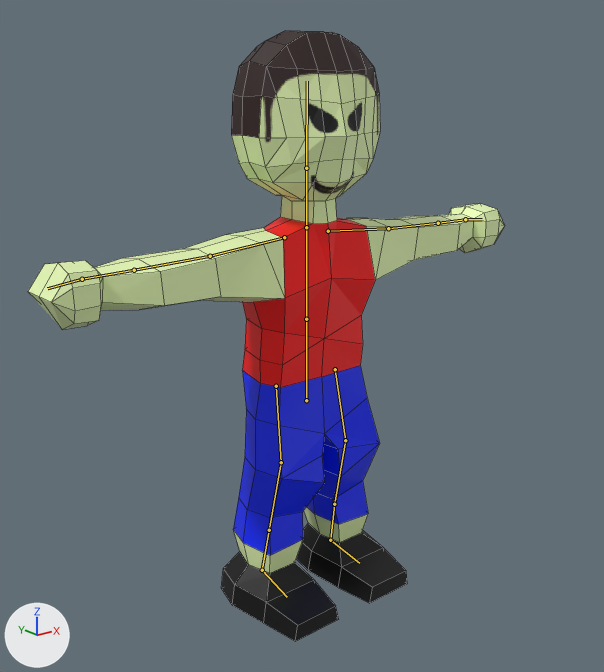
Two versions of the Blender file Assets/Models/FruitThrower.blend, one commit apart.
The view is the same before and after, from a 50 mm lens placed at (-3.59, -4.44, 3.76), pointed at (-0.1, -0.08, 2.02). Every picture has the same lights, and +X, +Y and +Z are marked at lower left. The bones that bend it are drawn over the model as lines. Mesh edges are drawn as thin lines.

Objects in the first picture: 'TheMan'.
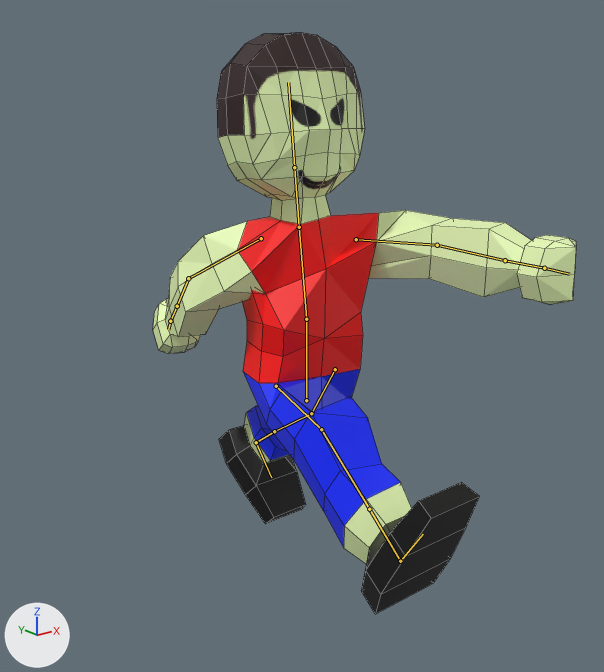
The newer file adds an action. The first version stands in its rest pose; the second is drawn at frame 0 of the action 'Walk'.

The change, as JSON lines over the scene's bpy script:
```json
{"block": "bone_chest", "where": "bone_chest = bpy.data.objects['Armature'].pose.bones['Chest']  # child of 'Spine'"}
{"op": "set", "path": "bone_chest.rotation_quaternion", "old": "(1.0, 0.0, 0.0, 0.0)", "new": "(0.998, -0.065, 0.0, 0.0)", "note": "degrees (0, 0, 0) -> degrees (-7, 0, 0)"}
{"block": "bone_neck", "where": "bone_neck = bpy.data.objects['Armature'].pose.bones['Neck']  # child of 'Chest'"}
{"op": "set", "path": "bone_neck.rotation_quaternion", "old": "(1.0, 0.0, 0.0, 0.0)", "new": "(1.0, 0.008, 0.0, 0.0)", "note": "degrees (0, 0, 0) -> degrees (1, 0, 0)"}
{"block": "bone_upperarm_l", "where": "bone_upperarm_l = bpy.data.objects['Armature'].pose.bones['UpperArm_L']  # child of 'Chest'"}
{"op": "set", "path": "bone_upperarm_l.location", "old": "(0.0, 0.0, 0.0)", "new": "(0.078, 0.339, 0.0)"}
{"op": "set", "path": "bone_upperarm_l.rotation_quaternion", "old": "(1.0, 0.0, 0.0, 0.0)", "new": "(0.669, 0.349, -0.56, -0.344)", "note": "degrees (0, 0, 0) -> degrees (81, -31, -81)"}
{"block": "bone_lowerarm_l", "where": "bone_lowerarm_l = bpy.data.objects['Armature'].pose.bones['LowerArm_L']  # child of 'UpperArm_L'"}
{"op": "set", "path": "bone_lowerarm_l.rotation_quaternion", "old": "(1.0, 0.0, 0.0, 0.0)", "new": "(0.978, -0.024, 0.058, -0.201)", "note": "degrees (0, 0, 0) -> degrees (-4, 6, -23)"}
{"block": "bone_wrist_l", "where": "bone_wrist_l = bpy.data.objects['Armature'].pose.bones['Wrist_L']  # child of 'LowerArm_L'"}
{"op": "set", "path": "bone_wrist_l.rotation_quaternion", "old": "(1.0, 0.0, 0.0, 0.0)", "new": "(0.99, 0.055, -0.032, -0.128)", "note": "degrees (0, 0, 0) -> degrees (7, -3, -15)"}
{"block": "bone_upperarm_r", "where": "bone_upperarm_r = bpy.data.objects['Armature'].pose.bones['UpperArm_R']  # child of 'Chest'"}
{"op": "set", "path": "bone_upperarm_r.location", "old": "(0.0, 0.0, 0.0)", "new": "(0.011, 0.137, 0.0)"}
{"op": "set", "path": "bone_upperarm_r.rotation_quaternion", "old": "(1.0, 0.0, 0.0, 0.0)", "new": "(0.772, -0.243, -0.451, 0.376)", "note": "degrees (0, 0, 0) -> degrees (-56, -31, 69)"}
{"block": "bone_lowerarm_r", "where": "bone_lowerarm_r = bpy.data.objects['Armature'].pose.bones['LowerArm_R']  # child of 'UpperArm_R'"}
{"op": "set", "path": "bone_lowerarm_r.rotation_quaternion", "old": "(1.0, 0.0, 0.0, 0.0)", "new": "(0.889, -0.046, 0.118, 0.44)", "note": "degrees (0, 0, 0) -> degrees (1, 15, 53)"}
{"block": "bone_upperleg_l", "where": "bone_upperleg_l = bpy.data.objects['Armature'].pose.bones['UpperLeg_L']  # child of 'Spine'"}
{"op": "set", "path": "bone_upperleg_l.rotation_quaternion", "old": "(1.0, 0.0, 0.0, 0.0)", "new": "(0.927, -0.374, 0.022, -0.004)", "note": "degrees (0, 0, 0) -> degrees (-44, 2, -1)"}
{"block": "bone_upperleg_r", "where": "bone_upperleg_r = bpy.data.objects['Armature'].pose.bones['UpperLeg_R']  # child of 'Spine'"}
{"op": "set", "path": "bone_upperleg_r.rotation_quaternion", "old": "(1.0, 0.0, 0.0, 0.0)", "new": "(0.841, 0.541, 0.032, -0.006)", "note": "degrees (0, 0, 0) -> degrees (66, 3, 1)"}
```

Boxes [x1, y1, x2, y2] around the edits, measured in the pictures (604 x 672 px):
```json
{"object": "TheMan", "change": "posed", "before": [28, 31, 505, 641], "after": [153, 32, 576, 614], "on screen": "11% narrower"}
{"bone": "Chest", "before": "(306, 319) to (306, 227)", "after": "(306, 319) to (299, 227)"}
{"bone": "Neck", "before": "(306, 227) to (306, 168)", "after": "(299, 227) to (294, 167)"}
{"bone": "UpperArm_L", "before": "(328, 231) to (388, 228)", "after": "(356, 239) to (437, 245)"}
{"bone": "LowerArm_L", "before": "(388, 228) to (438, 223)", "after": "(437, 245) to (505, 260)"}
{"bone": "Wrist_L", "before": "(438, 223) to (465, 219)", "after": "(505, 260) to (544, 268)"}
{"bone": "UpperArm_R", "before": "(284, 237) to (210, 256)", "after": "(261, 238) to (188, 278)"}
{"bone": "LowerArm_R", "before": "(210, 256) to (134, 270)", "after": "(188, 278) to (177, 306)"}
{"bone": "UpperLeg_L", "before": "(335, 369) to (345, 440)", "after": "(335, 369) to (311, 413)"}
{"bone": "UpperLeg_R", "before": "(276, 386) to (281, 462)", "after": "(276, 386) to (321, 429)"}
```
